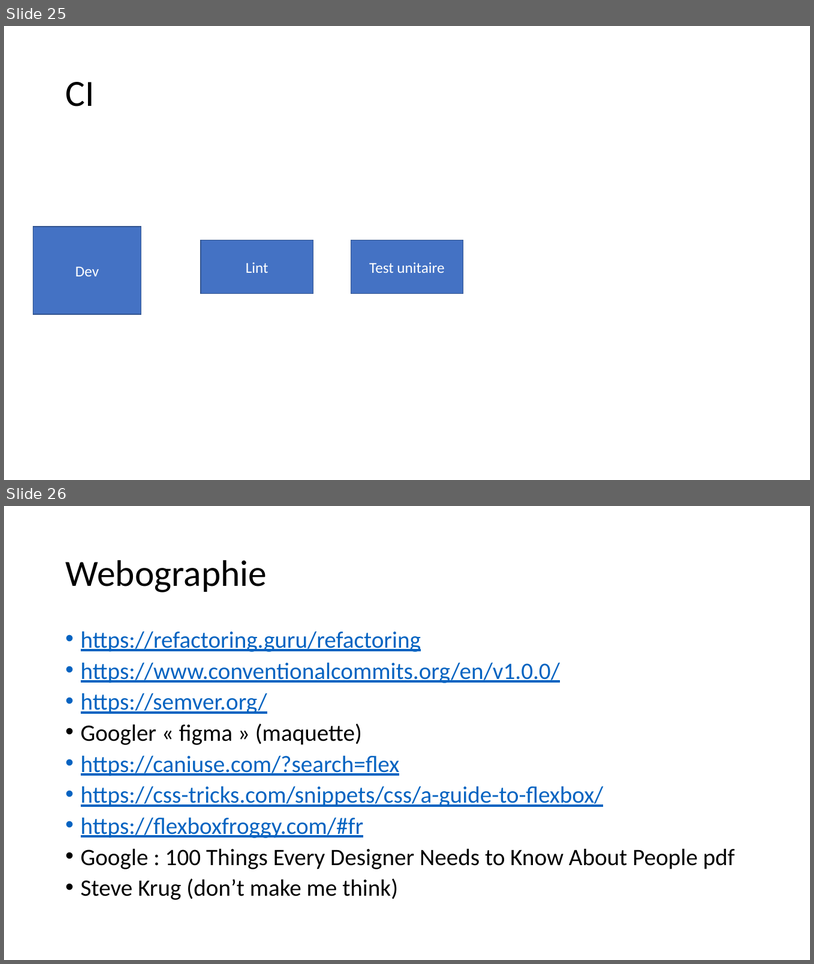
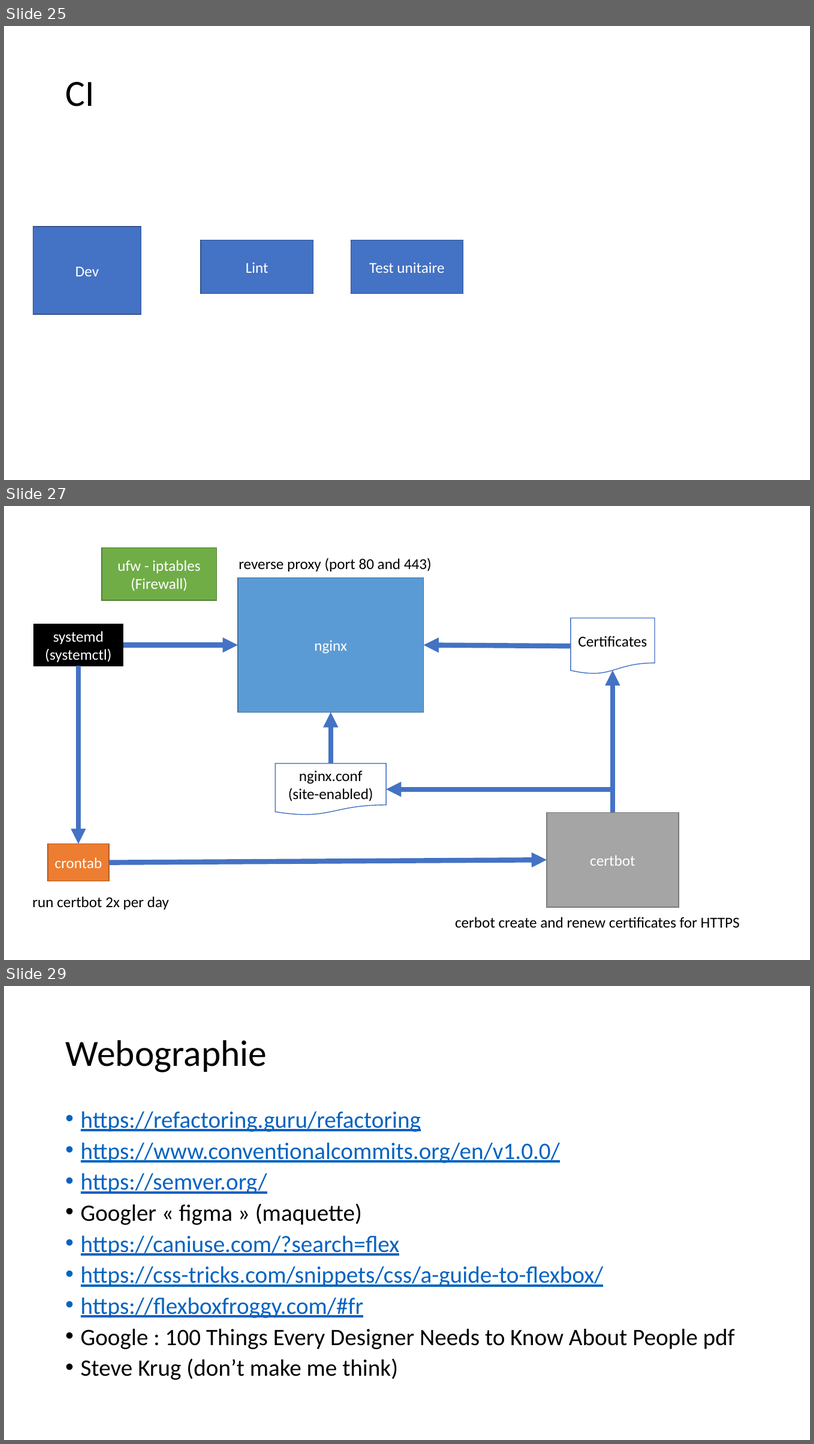
Before and after one commit to jlg-formation/fuj-juillet-2020, a slide deck: notes.pptx. Shown one above the other, each under a label of ours: slides 25 and 26 before the commit, slides 25, 27 and 29 after it; the slides between them are not shown. The pictures are 814x964 and 814x1444 pixels, drawn with LibreOffice and Linux fonts; fonts in the diff are those of the drawing. Boxes give left, top, right and bottom in pixels: in the first picture for what was removed or moved away, otherwise in the second. Text is boxed around its words. In the diff, an @@ line names an element or a change of style, - is before the commit and + after.

```diff
--- a/notes.pptx
+++ b/notes.pptx
@@ slide 27 added at (4,506,810,960), background #FFFFFF @@
@@ rectangle added at (102,548,217,600), fill #70AD47, outline #538035 1 pt, 18 pt, text #FFFFFF @@
+ufw - iptables
+(Firewall)
@@ text added at (239,558,432,571), 18 pt, text #000000 @@
+reverse proxy (port 80 and 443)
@@ rectangle added at (238,578,424,712), fill #5B9BD5, outline #43739E 1 pt, 18 pt, text #FFFFFF @@
+nginx
@@ rectangle added at (33,624,123,666), fill #000000, outline #000000 1 pt, 18 pt, text #FFFFFF @@
+systemd
+(systemctl)
@@ flow chart document added at (571,618,655,674), fill #FFFFFF, outline #4472C4 1 pt, 18 pt, text #000000 @@
+Certificates
@@ arrow added from (123, 645) to (238, 645), #4472C4 6 pt @@
@@ arrow added from (571, 646) to (424, 645), #4472C4 6 pt @@
@@ arrow added from (78, 666) to (78, 844), #4472C4 6 pt @@
@@ arrow added from (613, 812) to (613, 670), #4472C4 6 pt @@
@@ arrow added from (330, 763) to (330, 712), #4472C4 6 pt @@
@@ flow chart document added at (276,763,386,815), fill #FFFFFF, outline #4472C4 1 pt, 18 pt, text #000000 @@
+nginx.conf
+(site-enabled)
@@ elbow arrow added from (613, 812) to (386, 789), #4472C4 6 pt @@
@@ rectangle added at (547,812,679,906), fill #A5A5A5, outline #7A7A7A 1 pt, 18 pt, text #FFFFFF @@
+certbot
@@ rectangle added at (48,844,108,881), fill #ED7D31, outline #AF5C24 1 pt, 18 pt, text #FFFFFF @@
+crontab
@@ arrow added from (109, 862) to (547, 860), #4472C4 6 pt @@
@@ text added at (32,896,169,909), 18 pt, text #000000 @@
+run certbot 2x per day
@@ text added at (455,916,740,928), 18 pt, text #000000 @@
+cerbot create and renew certificates for HTTPS
@@ what was slide 26 is now slide 29 @@
```
Also in this commit, not shown: 2 other slides added.
